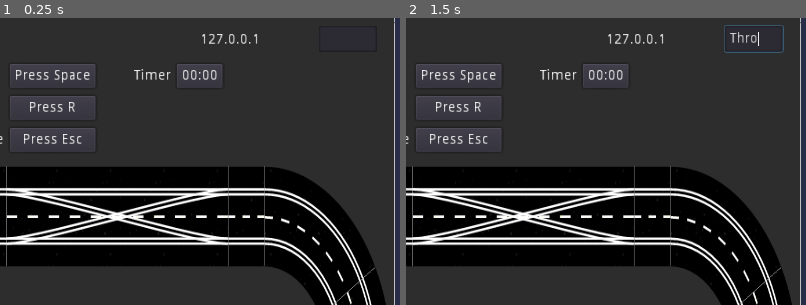
Above: before the commit, frames 1-2 (left to right).
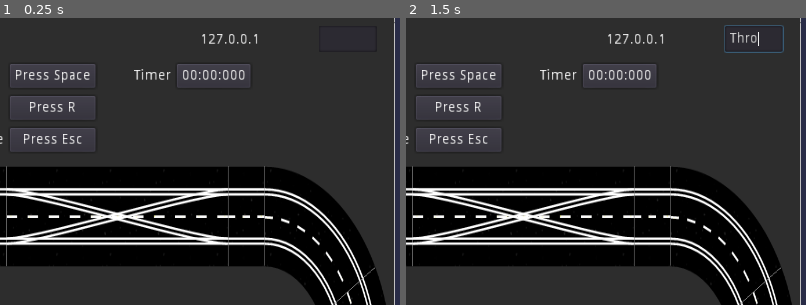
Above: after the commit, the same moments.

Repository: SOG-slotracer/SlotRacer
Game: Godot game, scene res://level.tscn
The game is run twice, just before and just after one commit, with the same random seed, the same clock (stepped at 60 frames per second) and the same inputs.
Inputs (mouse positions are % of the whole screen's width and height, from its top left):
- Up to frame 1 (0.25 s): no input
- Up to frame 2 (1.5 s): click (93, 4) at 0.52 s; type "Throttle" at 0.6 s; type "Restart" at 1.25 s
The pictures show only the part of the screen within x 50-100%, y 0-50%; the shares and areas given below are measured in that part.

The runs differ from the first frame. In frame 1, 0.3% of the frame differs, in the area x 54-63%, y 16-25%; in frame 2, 0.3%.

Commit message:
refactored godot script

Diff:
--- a/2D Navigation Demo/ServerIP.gd
+++ b/2D Navigation Demo/ServerIP.gd
@@ -2,4 +2,4 @@
 
 # Called when the node enters the scene tree for the first time.
 func _ready():
-	text = get_node("/root/Navigation2D").server_ip
+	text = get_node("/root/Navigation2D").SERVER_IP
--- a/2D Navigation Demo/level.tscn
+++ b/2D Navigation Demo/level.tscn
@@ -24,7 +24,7 @@
 scale = Vector2( 0.58, 0.91 )
 texture = ExtResource( 2 )
 
-[node name="Character" type="Sprite" parent="."]
+[node name="Car1" type="Sprite" parent="."]
 position = Vector2( 419.919, 324.138 )
 scale = Vector2( 0.03, 0.03 )
 texture = ExtResource( 3 )
@@ -156,15 +156,15 @@
 
 [node name="PanelContainer" type="PanelContainer" parent="Control/Legend2"]
 margin_left = 41.0
-margin_right = 91.0
+margin_right = 140.0
 margin_bottom = 28.0
 
 [node name="Timerlabel" type="Label" parent="Control/Legend2/PanelContainer"]
 margin_left = 7.0
 margin_top = 7.0
-margin_right = 43.0
-margin_bottom = 21.0
-text = "00:00"
+margin_right = 92.0
+margin_bottom = 21.0
+text = "00:00:000"
 align = 1
 
 [node name="Derailed" type="Label" parent="."]
--- a/2D Navigation Demo/navigation.gd
+++ b/2D Navigation Demo/navigation.gd
@@ -1,78 +1,78 @@
 extends Navigation2D
 
-export(float) var character_speed = 100000.0 #Pixels / second
 var path = []
-var socket
 var communicator
 var thread
-var server_ip ="127.0.0.1"
-var port = 4242
 var start_tick
 var close_game
 
+var CHARACTER_SPEED = 100000
+var SERVER_IP ="127.0.0.1"
+var PORT = 4242
+
+var exampleJSON: String = '{"eBooks":[{"language":"Pascal","edition":"third"}'\
++ ',{"language":"Python","edition":"four"},{"language":"SQL","edition":"second"}]}'
 
 class Communication:
-	var _server_ip
-	var _port
+	var server_ip
+	var port
 	var socket
 
 	func _init(server_ip = "127.0.0.1", port=4242):
-		self._server_ip = server_ip
-		self._port = port
+		self.server_ip = server_ip
+		self.port = port
 
 	func start_communication():
 		self.socket = PacketPeerUDP.new()
-		self.socket.set_dest_address(self._server_ip, self._port)
+		self.socket.set_dest_address(self.server_ip, self.port)
 		self.socket.put_packet("Started socket. Port 4242".to_ascii())
 
 
-class car:
-	var _fuel
-	var _color
-	var _position_track
-	var _speed
+class Car:
+	var name
+	var velocity
+	var derailed
+	var coordinate
+	var race_position
+	var best_lap
+	var last_lap
+	var color
 
-	func _init(fuel=0, color='RED', position_track=0, speed=300):
-		self._fuel = fuel
-		self._color = color
-		self._position_track = position_track
-		self._speed = speed
+	func _init(name="car", velocity=0, position_track=0, color='RED'):
+		self.name = name
+		self.velocity = velocity
+		self.race_position = race_position
+		self.color = color
 
 
-func _physics_process(delta): # delta is 60Hz in _physics_process
-	var walk_distance = character_speed * delta # this gives pixels/frame
+func _physics_process(delta):
+	# delta is 1/60th second
+	# walk distance gives pixels / frame
+	var walk_distance = CHARACTER_SPEED * delta
 	move_along_path(walk_distance)
 
-	if Input.is_key_pressed(KEY_SPACE):
-		if not start_tick:
-			start_timer()
-		communicator.socket.put_packet("space".to_ascii())
+	send_throttle_on_space()
 
 	update_timer()
 
 
-func _exit_tree():
-	thread.wait_to_finish()
-
-
-func _thread_function(userdata):
-	print("A new thread for communication is created ", communicator.socket)
+func thread_check_incoming(userdata):
 	while true:
 		if close_game:
-			return
-		var data:String = (communicator.socket.get_packet().get_string_from_ascii())
+			return # close thread upon closing of game
+		var data = get_data()
 		if data:
 			print(data)
 
-			# var dictionary: Dictionary = JSON.parse(data).result
-			# print(dictionary)
+			var dictionary: Dictionary = JSON.parse(exampleJSON).result
+			print(dictionary["eBooks"][0]["edition"])
 			# update_car_classes(dictionary)
 
 			if data == "derailed":
 				#If cart is derailed, game stops
 				$Derailed.visible = true
 				print("derailed!")
-				start_tick = 0
+				reset_timer()
 			else:
 				var position_array = data.rsplit(",", true, 6)
 				var x = position_array[0]
@@ -83,15 +83,14 @@
 					$GridContainer/LastLapCar1.text = position_array[4]
 					$GridContainer/BestLapCar1.text = position_array[5]
 					$GridContainer/ProgressCar1.text = position_array[6]
-				_update_navigation_path($Car2.position, Vector2(x, y))
+				update_navigation_path($Car2.position, Vector2(x, y))
 
 
 func _input(event):
-	# The 'click' event is a custom input action defined in
-	# Project > Project Settings > Input Map tab.
+	# events are defined in: Project > Project Settings > Input Map tab
 	if event.is_action_pressed("r"):
 		$Derailed.visible = false
-		start_tick = 0
+		reset_timer()
 		communicator.socket.put_packet("reset".to_ascii())
 
 	if event.is_action_pressed("esc"):
@@ -100,7 +99,20 @@
 		get_tree().quit()
 
 
+func send_throttle_on_space():
+	if Input.is_key_pressed(KEY_SPACE):
+		if not start_tick:
+			# only start timer if not yet started
+			start_timer()
+		communicator.socket.put_packet("space".to_ascii())
+
+
+func get_data():
+	return communicator.socket.get_packet().get_string_from_ascii()
+
+
 func update_car_classes(data):
+	# car classes should be updated with data in JSON format
 	return data
 
 
@@ -109,13 +121,16 @@
 
 
 func update_timer():
-	if start_tick:
+	if start_tick: # only start showing the time if the timer started
 		var current_time = OS.get_ticks_msec() - start_tick
-		current_time = format_time(current_time)
-		$Control/Legend2/PanelContainer/Timerlabel.text = current_time
+		$Control/Legend2/PanelContainer/Timerlabel.text = ms_To_mm_ss_msmsms(current_time)
 
 
-func format_time(time):
+func reset_timer():
+	start_tick = 0
+
+
+func ms_To_mm_ss_msmsms(time):
 	var digits = []
 	var minutes = "%02d" % [time / 60000]
 	digits.append(minutes)
@@ -132,9 +147,9 @@
 	return formatted
 
 
-func move_along_path(distance): #Distance is pixels required to be traversed in this frame
+func move_along_path(distance): # Distance is pixels required to be traversed in this frame
 	var last_point = $Car2.position
-	while path.size(): #Path is an array of points that led us to the current position
+	while path.size(): # Path is an array of points that led us to the current position
 		var distance_between_points = last_point.distance_to(path[0])
 		# The position to move to falls between two points.
 		if distance <= distance_between_points:
@@ -149,9 +164,8 @@
 	set_physics_process(false)
 
 
-func _update_navigation_path(start_position, end_position):
-	# get_simple_path is part of the Navigation2D class.
-	# It returns a PoolVector2Array of points that lead you
+func update_navigation_path(start_position, end_position):
+	# get_simple_path returns a PoolVector2Array of points that lead you
 	# from the start_position to the end_position.
 	path = get_simple_path(start_position, end_position, true)
 	# The first point is always the start_position.
@@ -161,16 +175,9 @@
 
 
 func _init():
-	communicator = Communication.new("127.0.0.1",4242)
+	communicator = Communication.new(SERVER_IP, PORT)
 	communicator.start_communication()
-	return
-	# socket = PacketPeerUDP.new()
-	# socket.set_dest_address(server_ip, port)
-	# socket.put_packet("Started socket. Port 4242".to_ascii())
-
-
-func _on_Button_pressed():
-	pass # Replace with function body.
+	print("A new thread for communication is created ", communicator.socket)
 
 
 func _on_Port_text_entered(new_text):
@@ -180,4 +187,5 @@
 func _ready():
 	thread = Thread.new()
 	# Third argument is optional userdata, it can be any variable.
-	thread.start(self, "_thread_function", "sogeti")
+	# Thread is used to asynchronously check incoming data
+	thread.start(self, "thread_check_incoming", "sogeti")
